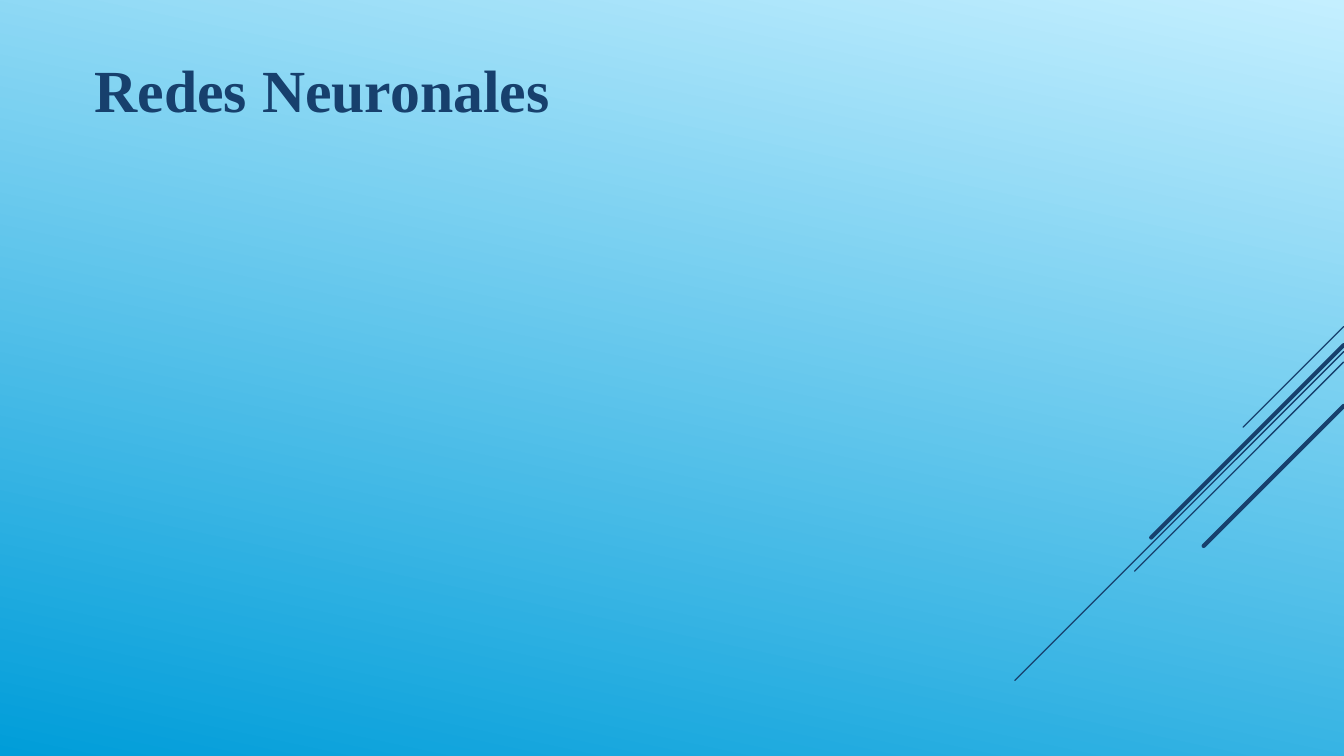
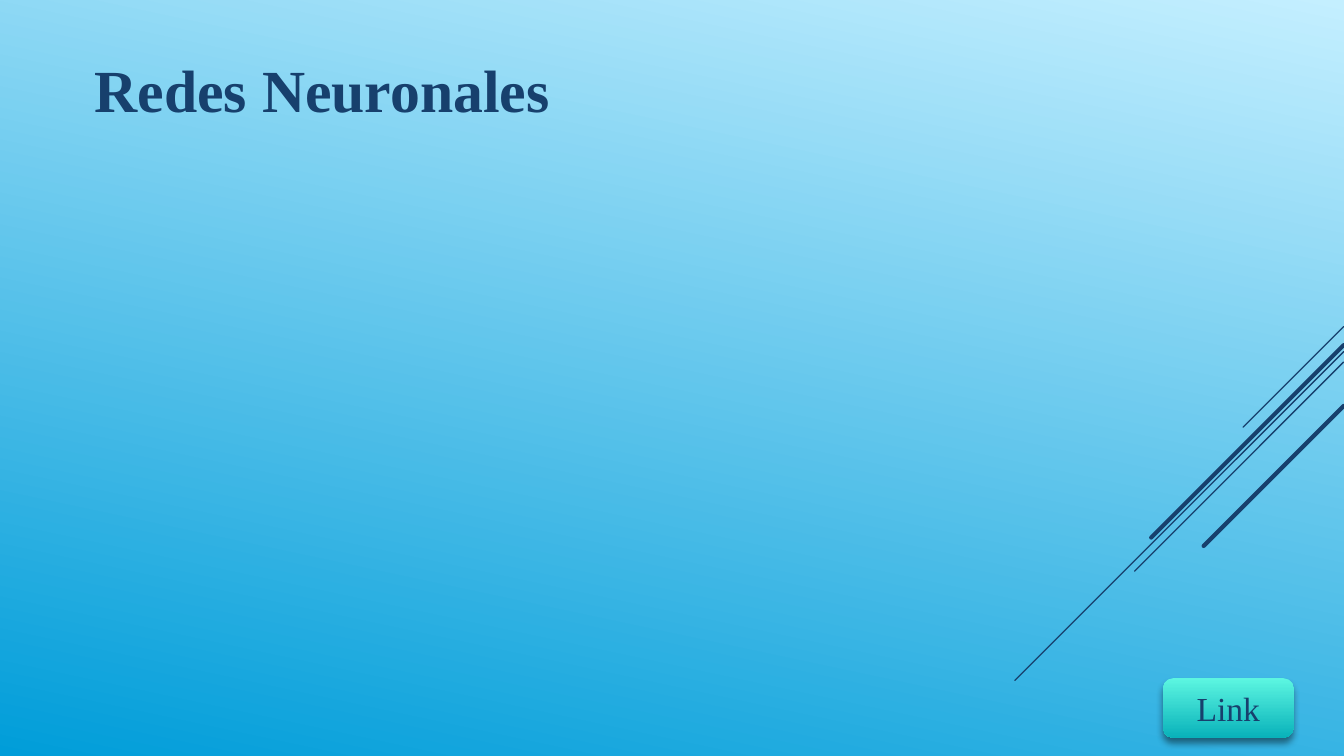
Before and after one commit to DiploDatos/AprendizajeSupervisado, a slide deck: slide 27 of Teórico/Aprendizaje Supervisado - Clase III.ppsx (slide 22 before the commit). Drawn at 1344x756 pixels with LibreOffice and Linux fonts; fonts in the diff are those of the drawing; grey boxes stand for pictures. Boxes give left, top, right and bottom in pixels: in the first picture for what was removed or moved away, otherwise in the second. Text is boxed around its words. In the diff, an @@ line names an element or a change of style, - is before the commit and + after.

```diff
--- a/Teórico/Aprendizaje Supervisado - Clase III.ppsx
+++ b/Teórico/Aprendizaje Supervisado - Clase III.ppsx
@@ rounded rectangle added at (1163,679,1293,738), fill gradient #5CF7E3 to #09B2BA, 18 pt, text #17406D @@
+Link
```
Also in this commit, not shown: 2 other slides changed, 5 slides added, 3 other files.
